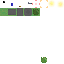
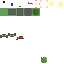
Layer changes from the first (64, 64) image to the second:
painted on "Bakgrund" over [0, 33, 24, 40]
